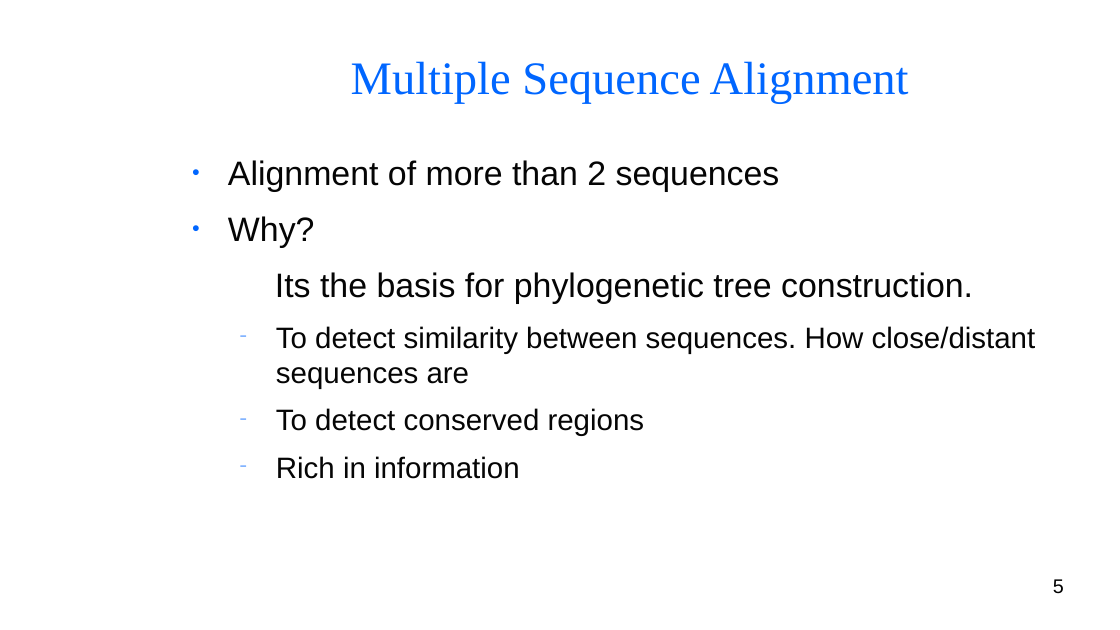
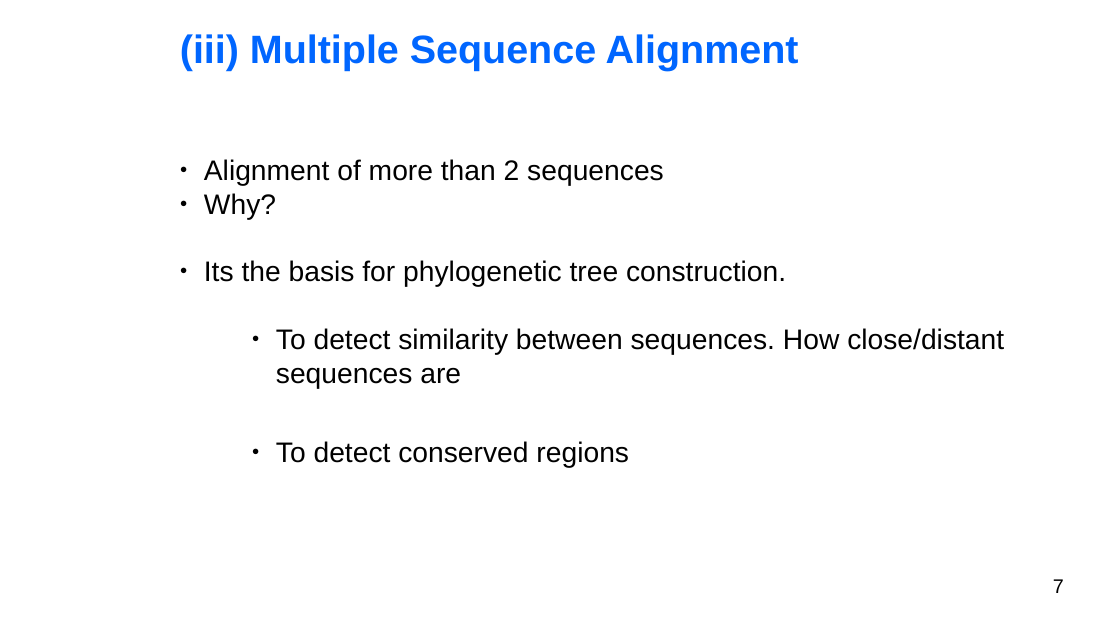
Before and after one commit to BryanAbuchery/Group_Project, a slide deck: slide 7 of Group_presentation.odp (slide 5 before the commit). Drawn at 1120x630 pixels with LibreOffice and Linux fonts; fonts in the diff are those of the drawing; background and template pictures are left out. Boxes give left, top, right and bottom in pixels: in the first picture for what was removed or moved away, otherwise in the second. Text is boxed around its words. In the diff, an @@ line names an element or a change of style, - is before the commit and + after.

```diff
--- a/Group_presentation.odp
+++ b/Group_presentation.odp
@@ title "(iii) Multiple Sequence Alignment" at (180, 34, 799, 71): vertical alignment middle to top @@
@@ title at (180, 34, 799, 71): text changed; size 33 to 28 pt; font Times New Roman to Arial; bold on @@
-Multiple Sequence Alignment
+(iii) Multiple Sequence Alignment
@@ text "Alignment of more than 2 ..." at (204, 159, 1004, 468): size 24 to 20 pt in "Alignment of more than 2 sequences", "Why?", "Its the basis for phylogenetic tree construction."; text colour #050505 to #000000; size 20.9 to 20 pt in "To detect similarity between sequences. How close/distant ...", "To detect conserved regions"; indent changed; less space between paragraphs; bullet colour #0066FF to #000000; bullet none to ●; bullet − to ●; list level 2 to 4 in "To detect similarity between sequences. ..."; list level 2 to 4 in "To detect conserved regions" @@
@@ text at (276, 456, 520, 479): paragraph removed @@
-  − Rich in information
@@ page number at (1053, 579, 1064, 593): text changed @@
-5
+7
```
Also in this commit, not shown: 8 other slides changed, 6 slides added, 3 slides removed.
